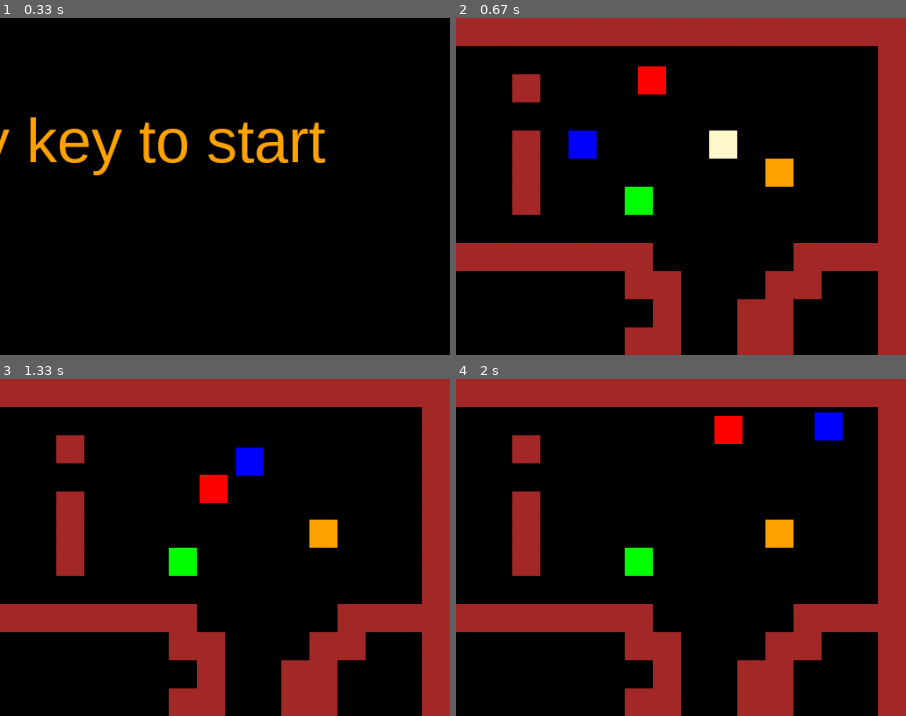
Above: before the commit, frames 1-4 (two rows, left to right).
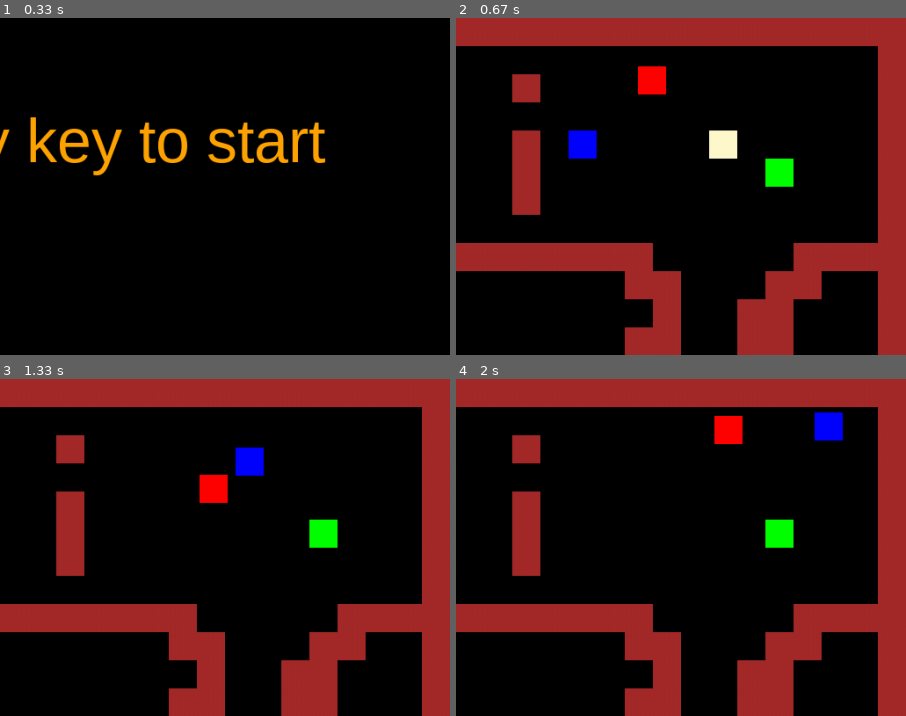
Above: after the commit, the same moments.

Repository: MatthieuOByrne/Matthieu_O-Byrne_PYGAME_game_engine
Game: pygame game, started from main.py
The game is run twice, just before and just after one commit, with the same random seed, the same clock (stepped at 60 frames per second) and the same inputs.
Inputs:
- Up to frame 1 (0.33 s): no input
- Up to frame 2 (0.67 s): tap Enter at 0.33 s
- Up to frame 3 (1.33 s): hold Right 0.67-1.13 s; hold Up from 1.17 s (still down)
- Up to frame 4 (2 s): release Up at 1.47 s; hold Right 1.5-1.97 s
The pictures show only the part of the screen within x 50-100%, y 0-50%; the shares and areas given below are measured in that part.

Frame 1 is identical in both runs. In frame 2, 1.1% of the frame differs, in the area x 37-76%, y 41-59%; in frame 3, 1.1%; in frame 4, 1.1%.

Commit message:
Added health and a cooldown for health.

Diff:
--- a/main.py
+++ b/main.py
@@ -66,10 +66,8 @@
                     Coin(self, col, row)
                 if tile == 'p':
                     self.player = Player(self, col, row)
-                if tile == 'f':
+                if tile == 's':
                     Powerup_Speed(self, col, row)
-                if tile == 's':
-                    Powerup_Normal(self, col, row)
                 if tile == 'm':
                     Mob(self,col,row)
 
@@ -88,8 +86,18 @@
          pg.quit()
          sys.exit()
     # update all positions
+    def show_death_screen(self):
+        self.screen.fill(BGCOLOR)
+        self.draw_text(self.screen, "You died :( press any key to start", 24, ORANGE, WIDTH/2, HEIGHT/2)
+        pg.display.flip()
+        self.wait_for_key_or_click()
+        self.player.health = 3
     def update(self):
         self.all_sprites.update()
+        print(self.player.health)
+        if self.player.health <= 0:
+            self.show_death_screen()
+            self.playing = False
     # make the grid for the game
     # def draw_grid(self):
     #      for x in range(0, WIDTH, TILESIZE):
@@ -126,12 +134,13 @@
 #             if event.type == pg.KEYDOWN:
 #                 if event.key == pg.K_DOWN or event.key == pg.K_s:
 #                     self.player1.move(dy=1)
+
+
     def show_start_screen(self):
         self.screen.fill(BGCOLOR)
         self.draw_text(self.screen,"Press any key to start", 70, ORANGE, WIDTH/2-300, 100)
         pg.display.flip()
         self.wait_for_key_or_click()
-
     def wait_for_key_or_click(self):
         waiting = True
         while waiting:
--- a/map.txt
+++ b/map.txt
@@ -4,7 +4,7 @@
 1.........1...1................1
 1.........11111...1.p....c.....1
 1.........1...1...1........s...1
-1.........1...1...1...f........1
+1.........1...1...1............1
 1..............................1
 11111111111111111111111.....1111
 1.....................11...11..1
--- a/setting.py
+++ b/setting.py
@@ -22,3 +22,39 @@
 # Player settings
 PLAYER_SPEED = 300
 FAST_SPEED = 600
+
+import pygame as pg
+
+from math import floor
+
+class Cooldown():
+    # sets all properties to zero when instantiated...
+    def __init__(self, game, time):
+        self.game = game
+        self.current_time = 0
+        self.event_time = 0
+        self.cd = 0
+        self.cooldown_time = time
+        # ticking ensures the timer is counting...
+    # must use ticking to count up or down
+    def ticking(self):
+        self.current_time = floor((pg.time.get_ticks())/1000)
+        if self.cd > 0:
+            self.countdown()
+    # resets event time to zero - cooldown reset
+    def get_countdown(self):
+        return floor(self.cd)
+    def check(self):
+        if self.cooldown_time>self.current_time:
+            return True
+        else:
+            return False
+
+    def countdown(self):
+        if self.cd > 0:
+            self.cd = self.cd - self.game.dt
+    def reset(self):
+        self.event_time = floor((pg.time.get_ticks())/1000)
+    # sets current time
+    def get_current_time(self):
+        self.current_time = floor((pg.time.get_ticks())/1000)
--- a/sprites.py
+++ b/sprites.py
@@ -3,7 +3,6 @@
 import pygame as pg
 import time
 from setting import *
-
 class Player(pg.sprite.Sprite):
     def __init__(self, game, x, y):
         self.groups = game.all_sprites
@@ -21,7 +20,9 @@
         self.moneyBag = 0
         self.speed = PLAYER_SPEED
         self.cooldownForSpeed = None
-        self.health = 100
+        self.health = 3
+        self.cooldown = 3
+        self.invincibility_cooldown = None
 
     def get_keys(self):
         self.vx, self.vy = 0, 0
@@ -67,14 +68,20 @@
             if str(hits[0].__class__.__name__) == "Coin":
                 self.moneyBag += 1
             if str(hits[0].__class__.__name__) == "Powerup_Speed":
-                self.speed = PLAYER_SPEED
+                self.speed = FAST_SPEED
             if str(hits[0].__class__.__name__) == "Mob":
                 # print(hits[0].__class__.__name__)
                 # print("Collided with mob")
-                self.hitpoints -= 20
+                if self.cooldown <= 0:
+                    self.health-=1
+                    self.cooldown=3
+
+
     # update the player
 
     def update(self):
+        if self.cooldown > 0:
+            self.cooldown -= self.game.dt
         self.get_keys()
         self.x += self.vx * self.game.dt
         self.y += self.vy * self.game.dt
@@ -84,6 +91,8 @@
         self.rect.y = self.y
         self.collide_with_walls('y')
         self.collide_with_group(self.game.powerup, True)
+
+        self.collide_with_group(self.game.mobs, False)
         # add colision later
 
 
@@ -124,20 +133,6 @@
         pg.sprite.Sprite.__init__(self, self.groups)
         self.image = pg.Surface((TILESIZE, TILESIZE))
         self.image.fill(GREEN)
-        self.game = game
-        self.rect = self.image.get_rect()
-        self.x = x
-        self.y = y
-        self.rect.x = x * TILESIZE
-        self.rect.y = y * TILESIZE
-class Powerup_Normal(pg.sprite.Sprite):
-    def __init__(self, game, x, y):
-        self.groups = game.all_sprites, game.powerup
-
-        # draw it
-        pg.sprite.Sprite.__init__(self, self.groups)
-        self.image = pg.Surface((TILESIZE, TILESIZE))
-        self.image.fill(ORANGE)
         self.game = game
         self.rect = self.image.get_rect()
         self.x = x
